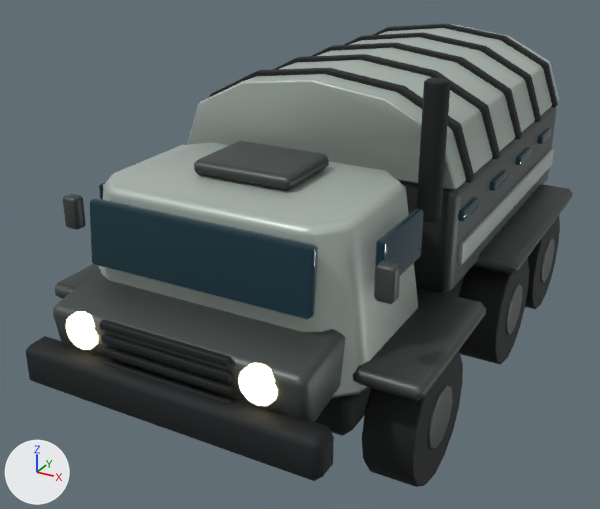
A saved change to the glTF model github-io/public/models/carrier.glb.
The view is the same before and after, from a 50 mm camera at (2.65, -5.77, 3.56) aimed at (-0.28, -0.44, 0.89). Every picture has the same lights, and +X, +Y and +Z are marked at lower left. The first picture is the older version.

The first picture shows 'Bumper', 'Cab', 'Canvas_roof', 'Cargo_ribs', 'Cargo_walls', 'Chassis', 'Exhaust_stack', 'Fenders', 'Grille', 'Hood', 'Mirrors', 'Rear_fenders', 'Roof_hatch', 'Wheel_hubs', 'Wheels', 'Windshield' and 4 more.
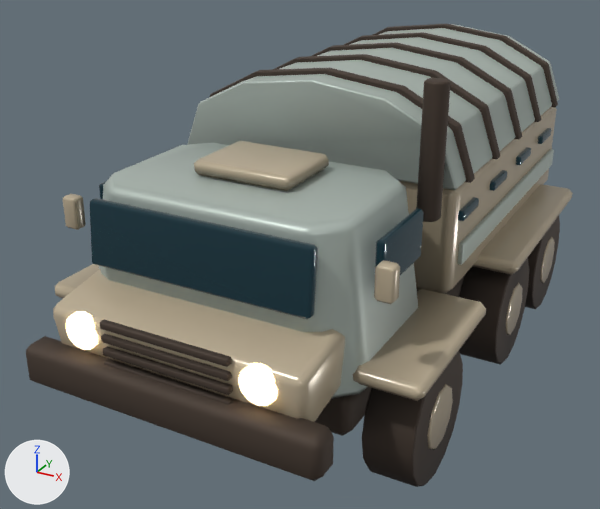
What changed in the scene script:
```text
Change mat_undercarriage:
    where n2 = _N.new('ShaderNodeMix'); n2.name = 'Mix'
    n2.inputs[7].default_value: (0.0168, 0.0212, 0.0232, 1.0) -> (0.0887, 0.0612, 0.0452, 1.0)  # 'B', black #23282a -> 'B', brown #54463c
Change mat_armor:
    where n0 = _N.new('ShaderNodeBsdfPrincipled'); n0.name = 'Principled BSDF'
    n0.inputs[1].default_value: 0.55 -> 0.12  # 'Metallic'
    n0.inputs[2].default_value: 0.46 -> 0.25  # 'Roughness'
    where n2 = _N.new('ShaderNodeMix'); n2.name = 'Mix'
    n2.inputs[7].default_value: (0.0999, 0.117, 0.114, 1.0) -> (0.672, 0.565, 0.402, 1.0)  # 'B', dark grey #59605f -> 'B', beige #d6c6aa
```

Changed parts and their boxes [x1, y1, x2, y2] in the pictures (600 x 509 px):
'Hood', surface changed (grey to beige)
    both: [53, 269, 345, 422]
'Bumper', surface changed
    both: [26, 336, 334, 481]
'Wheels', surface changed
    both: [362, 216, 560, 481]
'Cargo_walls', surface changed (grey to brown)
    both: [399, 107, 557, 294]
'Fenders', surface changed
    both: [55, 264, 486, 401]
'Cargo_ribs', surface changed
    both: [210, 24, 558, 183]
'Grille', surface changed
    both: [100, 319, 233, 405]
'Roof_hatch', surface changed (grey to beige)
    both: [194, 141, 329, 191]
'Rear_fenders', surface changed (black to brown)
    both: [472, 184, 573, 275]
'Exhaust_stack', surface changed
    both: [416, 78, 451, 222]
'Wheel_hubs', surface changed
    both: [427, 236, 555, 450]
'Mirrors', surface changed
    both: [63, 194, 400, 304]
'Chassis', surface changed
    both: [315, 276, 464, 435]
